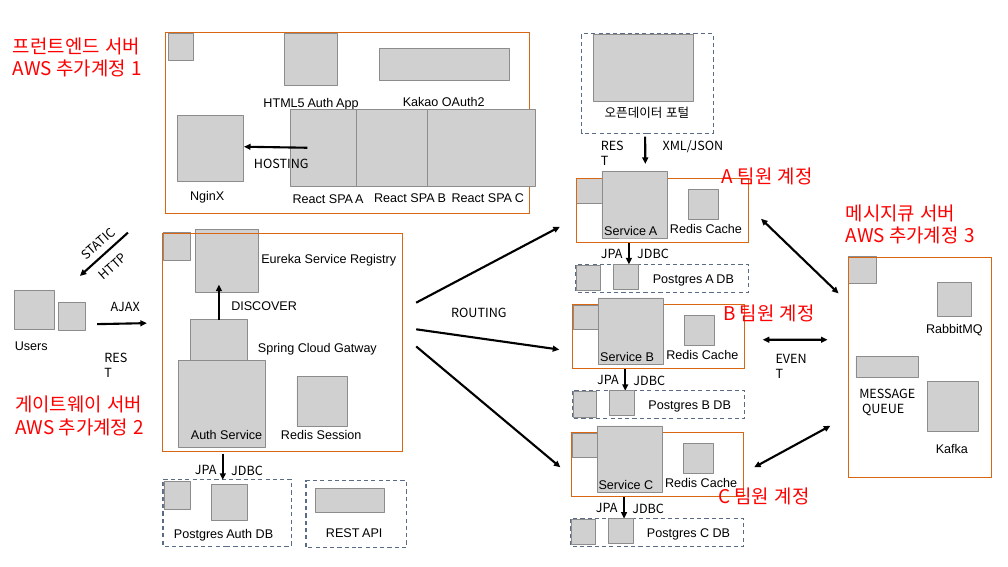
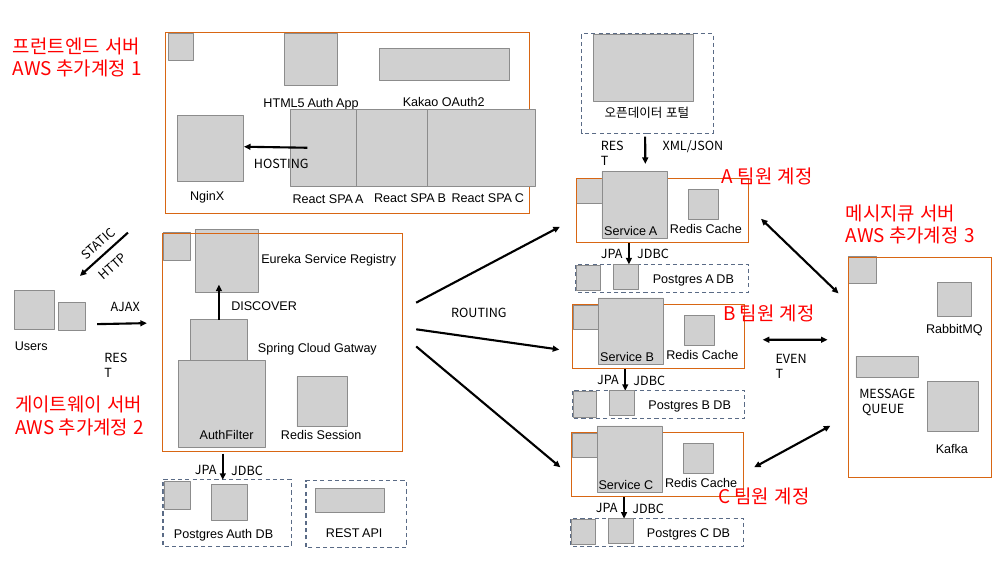
Before and after one commit to kdkcom1234/git2021, a slide deck: slide 2 of 8-msa/2. 팀 프로젝트 구성도.pptx. Drawn at 1008x567 pixels with LibreOffice and Linux fonts; fonts in the diff are those of the drawing; grey boxes stand for pictures; background and template pictures are left out. Boxes give left, top, right and bottom in pixels: in the first picture for what was removed or moved away, otherwise in the second. Text is boxed around its words. In the diff, an @@ line names an element or a change of style, - is before the commit and + after.

```diff
--- a/8-msa/2. 팀 프로젝트 구성도.pptx
+++ b/8-msa/2. 팀 프로젝트 구성도.pptx
@@ text at <box>200,430,254,439</box>: text changed @@
-Auth Service
+AuthFilter
```
Also in this commit, not shown: 1 other slide changed, 4 other files.
